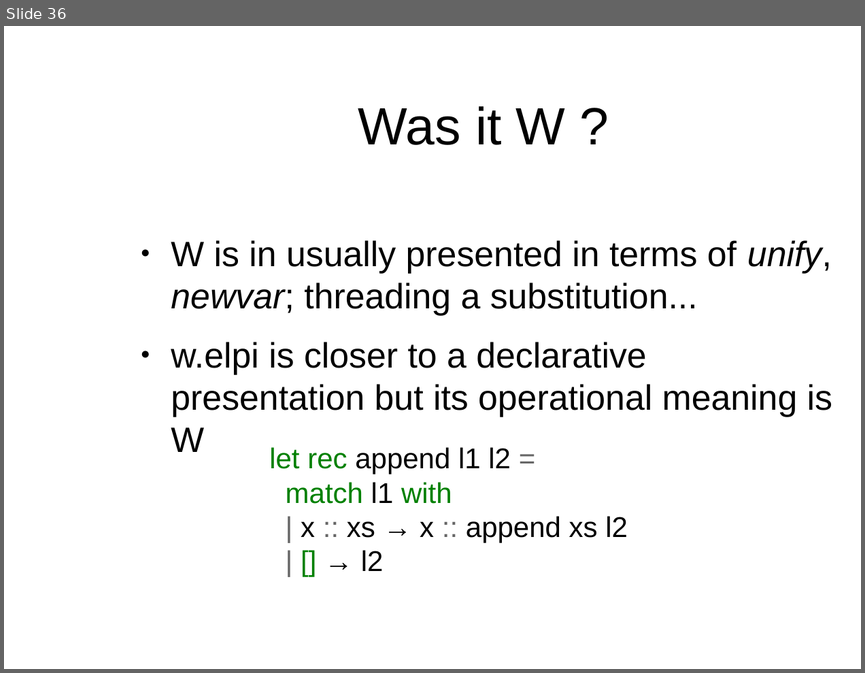
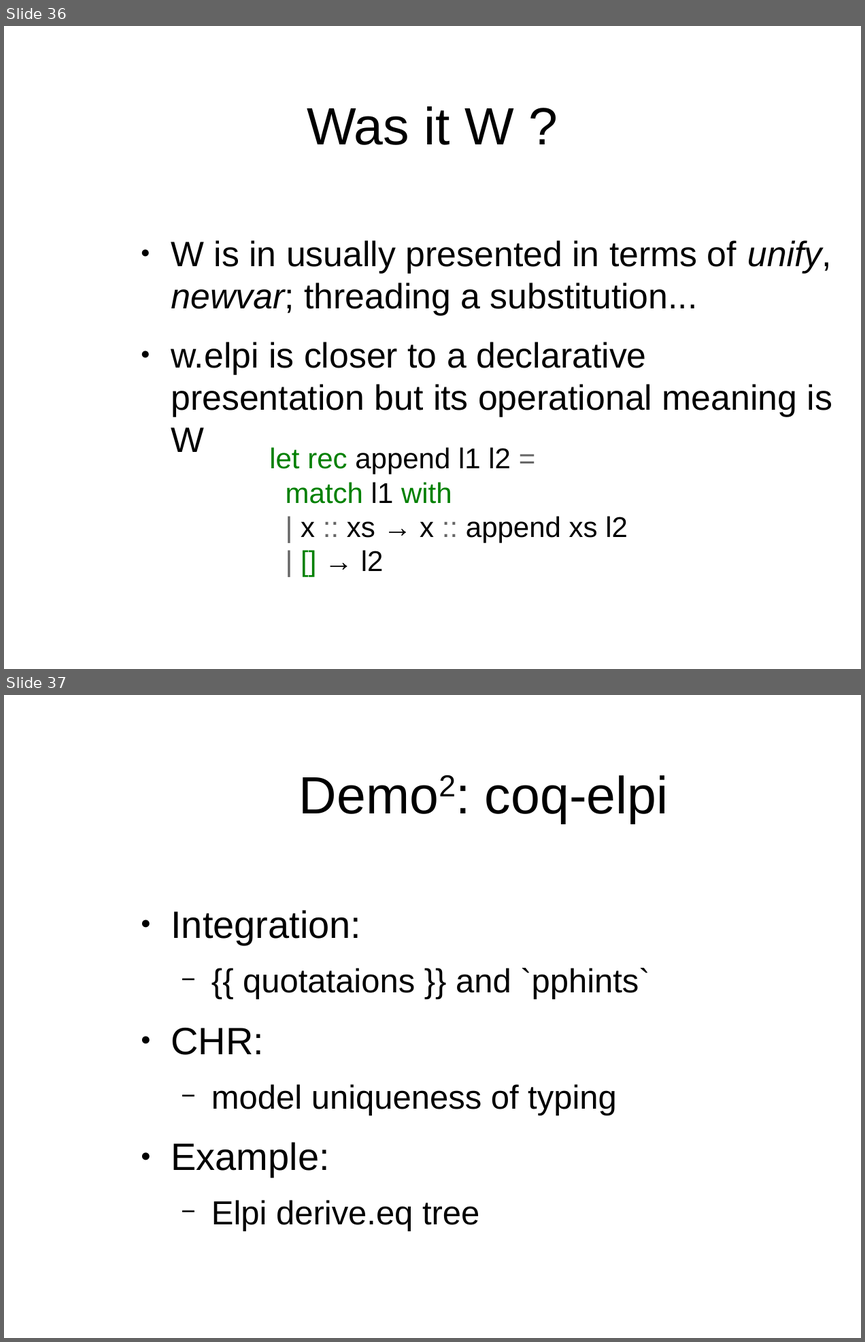
Before and after one commit to gares/mlws18, a slide deck: slides.odp. Shown one above the other, each under a label of ours: slide 36 before the commit, slides 36 and 37 after it. The pictures are 865x673 and 865x1342 pixels, drawn with LibreOffice and Linux fonts; fonts in the diff are those of the drawing; background and template pictures are left out. Boxes give left, top, right and bottom in pixels: in the first picture for what was removed or moved away, otherwise in the second. Text is boxed around its words. In the diff, an @@ line names an element or a change of style, - is before the commit and + after.

```diff
--- a/slides.odp
+++ b/slides.odp
@@ slide 37 added at (4, 695, 861, 1338), background #FFFFFF @@
@@ title added at (485, 775, 668, 824), 44 pt, text #000000 @@
+Demo2: coq-elpi
@@ text added at (171, 910, 649, 1232), 28 pt, text #000000 @@
+● Integration:
+  − {{ quotataions }} and `pphints`
+● CHR:
+  − model uniqueness of typing
+● Example:
+  − Elpi derive.eq tree
@@ slide 36 changed as well @@
@@ title "Was it W ?": place and size @@
-title "Was it W ?" at (358, 106, 566, 145)
+title "Was it W ?" at (307, 106, 514, 145)
```
Also in this commit, not shown: 41 other slides changed, 3 other files.
